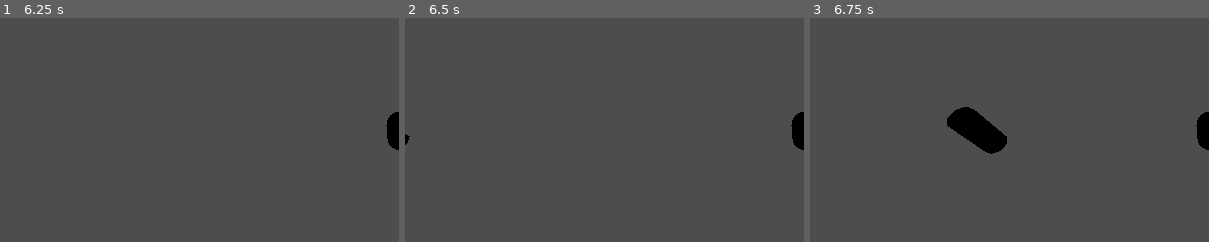
Above: before the commit, frames 1-3 (left to right).
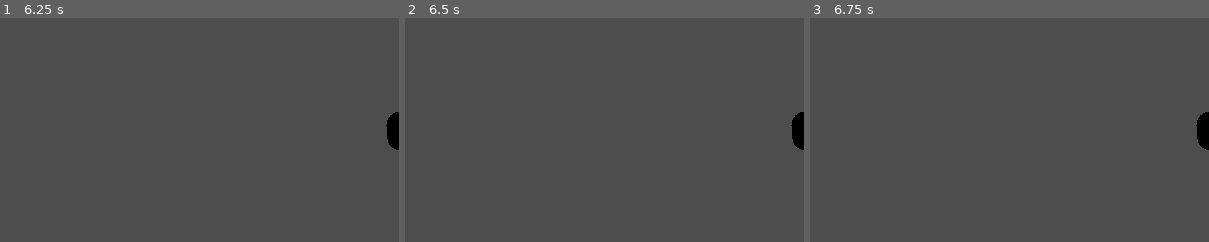
Above: after the commit, the same moments.

Repository: TaikiKume/WaraiWoBarenai
Game: Godot game, scene res://main.tscn
Same seed, same stepped clock (60 frames per second), same inputs: the game is played once before the commit and once after it.
Inputs:
- Up to frame 1 (6.25 s): tap Enter at 0.5, 2, 3.5 s; hold Space (Laugh) 0.53-1.28 s; tap Space (Laugh) every 1.5 s from 1.35 to 5.85 s; hold Space (Laugh) 2.03-2.78 s; hold Space (Laugh) 3.53-4.28 s; hold Space (Laugh) 5.03-5.78 s
- Up to frame 2 (6.5 s): no input
- Up to frame 3 (6.75 s): hold Space (Laugh) from 6.53 s (still down)
The pictures show only the part of the screen within x 0-50%, y 24-73%; the shares and areas given below are measured in that part.

Frame 1 is identical in both runs. In frame 2, less than 0.1% of the frame differs, in the area x 0-2%, y 51-57%; in frame 3, 1.7%, in the area x 34-50%, y 39-61%.

Commit message:
Fixed some sound issues

Diff:
--- a/main.tscn
+++ b/main.tscn
@@ -15,4 +15,4 @@
 [node name="Oni" parent="LevelController" instance=ExtResource("2_58pul")]
 
 [node name="Player" parent="LevelController" instance=ExtResource("3_516bt")]
-laughSpreadSpeed = 1000.0
+laughSpreadSpeed = 50.0
--- a/oni.gd
+++ b/oni.gd
@@ -1,10 +1,10 @@
 extends StaticBody3D
 
-@export var speed : float = 50.0
+@export var speed : float = 10.0
 @export var stomping_sound_timer : float = 0.0
 @export var stomping_sound_interval : float = 0.5
 @export var stomp_away_direction : Vector3 = Vector3(-1,0,0)
-@export var initial_distance : float = 500
+@export var initial_distance : float = 100
 @export var relax_interval : float = 5.0
 @export var room_burst_distance : float = 10.0
 
